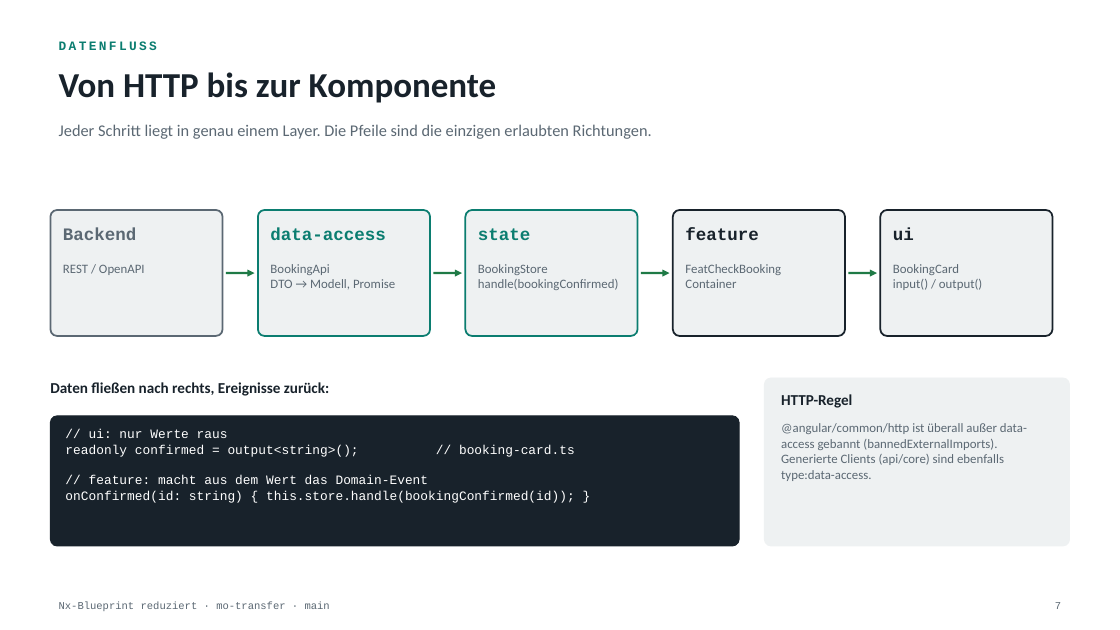
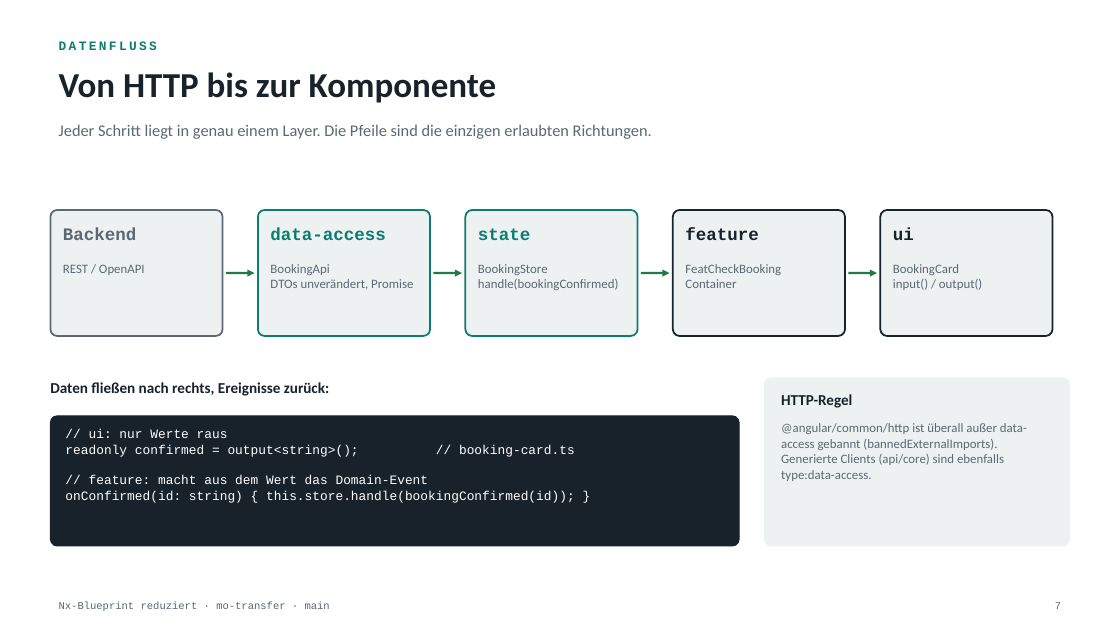
Before and after one commit to michaelbe812/mo-transfer, a slide deck: slide 7 of docs/architektur.pptx. Drawn at 1120x630 pixels with LibreOffice and Linux fonts; fonts in the diff are those of the drawing. Boxes give left, top, right and bottom in pixels: in the first picture for what was removed or moved away, otherwise in the second. Text is boxed around its words. In the diff, an @@ line names an element or a change of style, - is before the commit and + after.

```diff
--- a/docs/architektur.pptx
+++ b/docs/architektur.pptx
@@ text at (270,279,413,290): text changed @@
-DTO → Modell, Promise
+DTOs unverändert, Promise
```
Also in this commit, not shown: 3 other slides changed, 54 other files.
